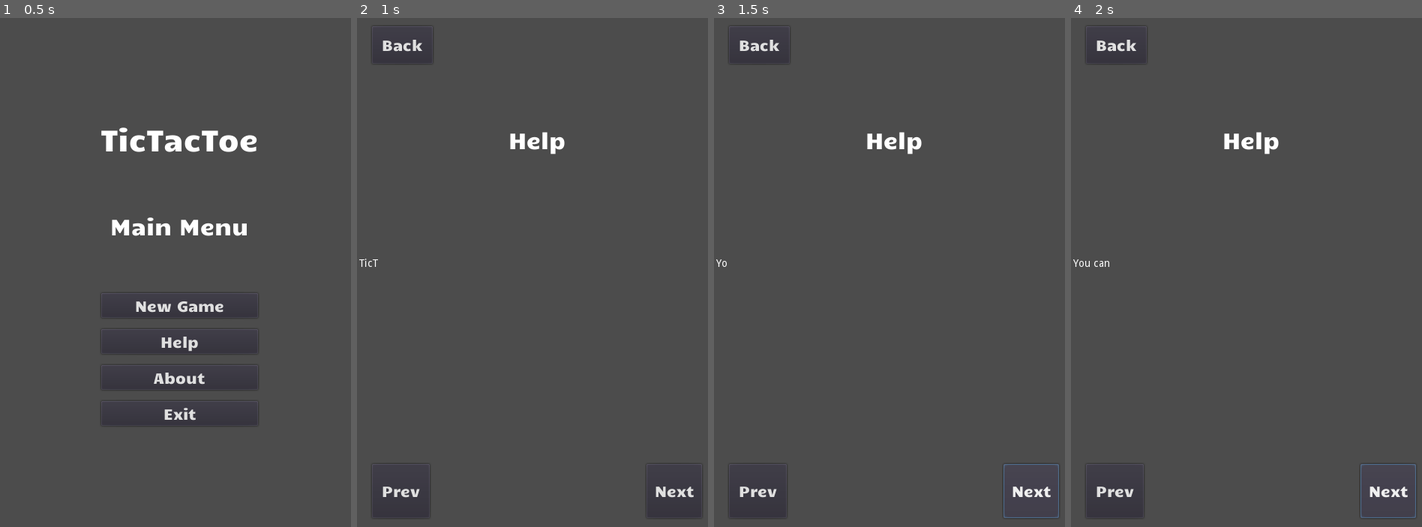
Above: before the commit, frames 1-4 (left to right).
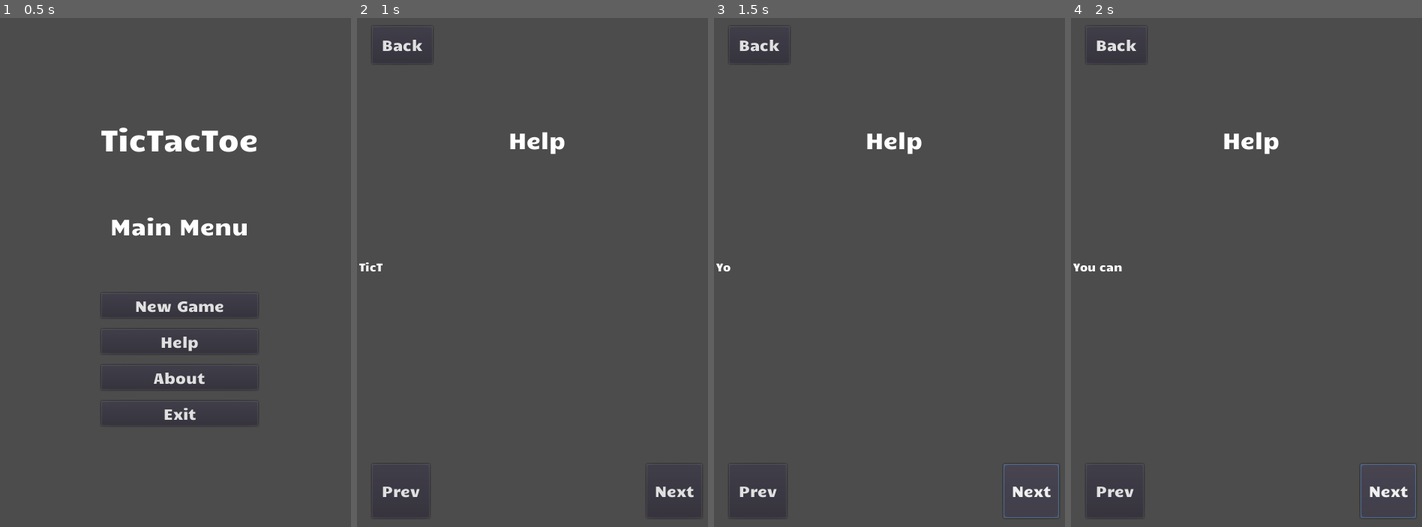
Above: after the commit, the same moments.

Repository: edd34/TicTacToe_Godot
Game: Godot game, scene res://Scenes/MainMenu.tscn
Two runs of this game, one before a commit and one after it. Both use one fixed random seed, a clock stepped at 60 frames per second and the inputs below.
Inputs:
- Up to frame 1 (0.5 s): no input
- Up to frame 2 (1 s): click "Help" at 0.5 s
- Up to frame 3 (1.5 s): click "Next" at 1.25 s
- Up to frame 4 (2 s): no input

Frame 1 is identical in both runs. In frame 2, less than 0.1% of the frame differs, in the area x 0-8%, y 47-50%; in frame 3, less than 0.1%; in frame 4, 0.2%, in the area x 0-15%, y 47-50%.

Commit message:
set the help text font (Candalf) and size to 15

Diff:
--- a/Scenes/Help.tscn
+++ b/Scenes/Help.tscn
@@ -20,7 +20,15 @@
 font_data = ExtResource( 1 )
 _sections_unfolded = [ "Font", "Settings" ]
 
-[node name="Node" type="Node"]
+[sub_resource type="DynamicFont" id=3]
+
+size = 15
+use_mipmaps = false
+use_filter = false
+font_data = ExtResource( 1 )
+_sections_unfolded = [ "Font", "Resource", "Settings" ]
+
+[node name="Node" type="Node" index="0"]
 
 [node name="CenterContainer" type="CenterContainer" parent="." index="0"]
 
@@ -142,6 +150,7 @@
 mouse_default_cursor_shape = 0
 size_flags_horizontal = 1
 size_flags_vertical = 1
+custom_fonts/normal_font = SubResource( 3 )
 bbcode_enabled = true
 bbcode_text = ""
 visible_characters = -1
@@ -154,7 +163,7 @@
 selection_enabled = false
 override_selected_font_color = false
 script = ExtResource( 3 )
-_sections_unfolded = [ "Anchor", "BBCode", "Focus", "Grow Direction", "Hint", "Margin", "Material", "Rect", "Size Flags", "Visibility", "custom_colors", "custom_constants", "custom_fonts" ]
+_sections_unfolded = [ "Anchor", "BBCode", "Focus", "Grow Direction", "Hint", "Margin", "Material", "Rect", "Size Flags", "Visibility", "custom_colors", "custom_constants", "custom_fonts", "custom_styles" ]
 
 [node name="Footer" type="Container" parent="." index="3"]
 
Not shown: 1 places in Scenes/Help.tscn that only renumber resources
